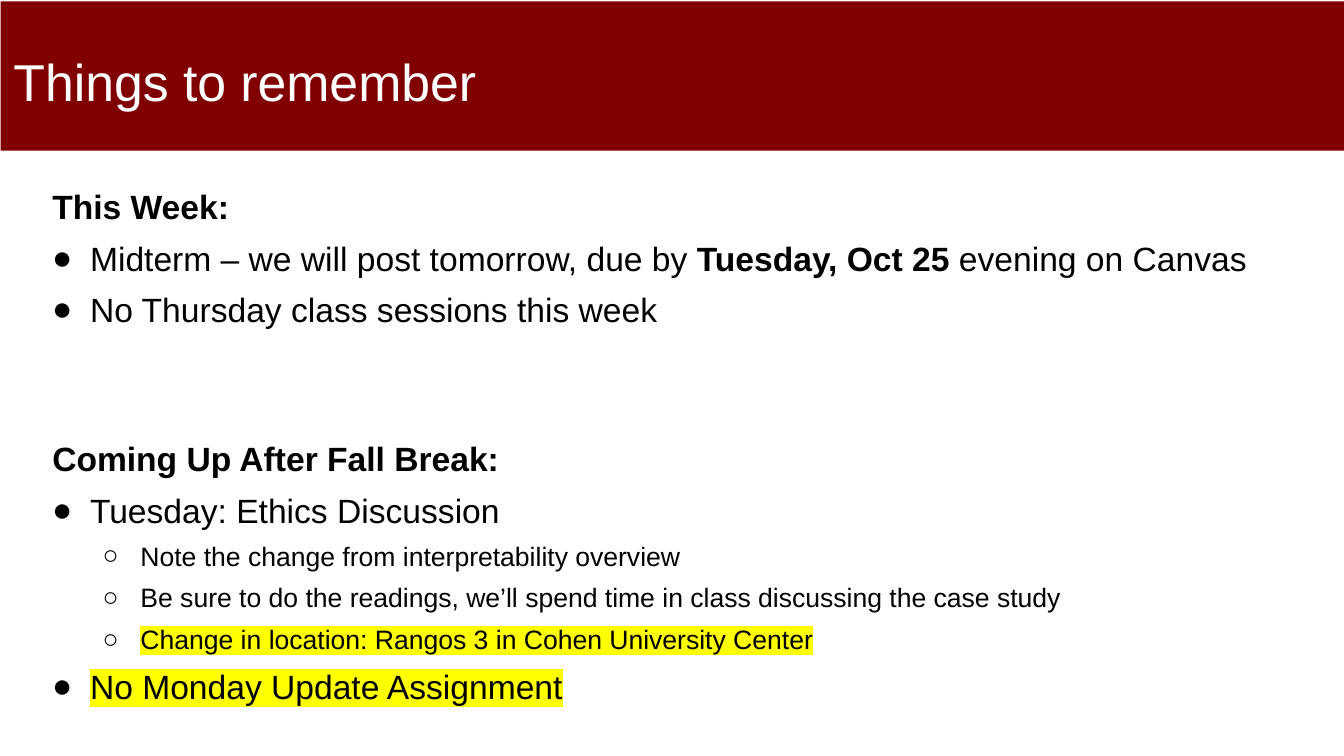
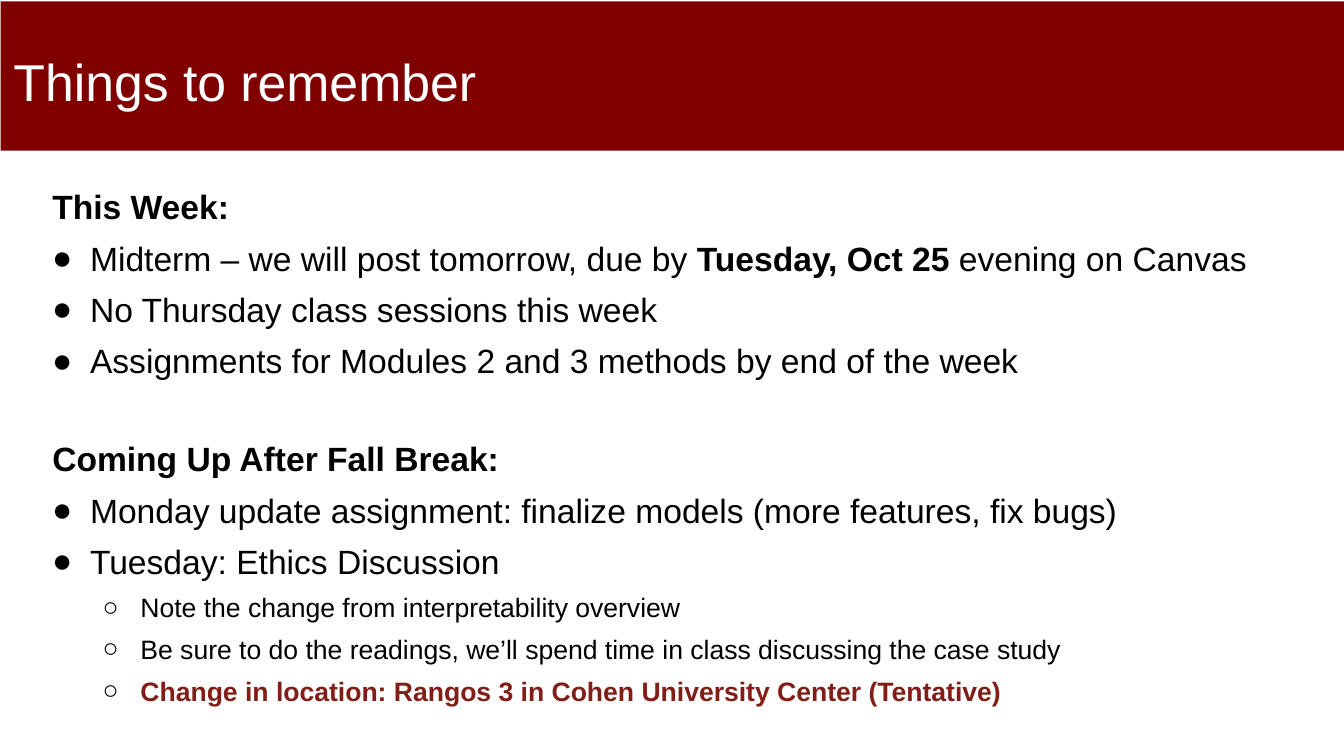
Before and after one commit to dssg/MLinPractice, a slide deck: slide 2 of Lectures/Lecture11-Module1Review.pptx. Drawn at 1344x756 pixels with LibreOffice and Linux fonts; fonts in the diff are those of the drawing. Boxes give left, top, right and bottom in pixels: in the first picture for what was removed or moved away, otherwise in the second. Text is boxed around its words. In the diff, an @@ line names an element or a change of style, - is before the commit and + after.

Commit message:
slides

```diff
--- a/Lectures/Lecture11-Module1Review.pptx
+++ b/Lectures/Lecture11-Module1Review.pptx
@@ text at box(90, 348, 1018, 380): paragraph added @@
+● Assignments for Modules 2 and 3 methods by end of the week
@@ text at box(90, 498, 1117, 530): paragraph added @@
+● Monday update assignment: finalize models (more features, fix bugs)
@@ text at box(140, 681, 1001, 706): text changed; text colour #000000 to #811E17; bold on @@
-  ○ Change in location: Rangos 3 in Cohen University Center
-● No Monday Update Assignment
+  ○ Change in location: Rangos 3 in Cohen University Center (Tentative)
```
Also in this commit, not shown: 1 other slide changed.
